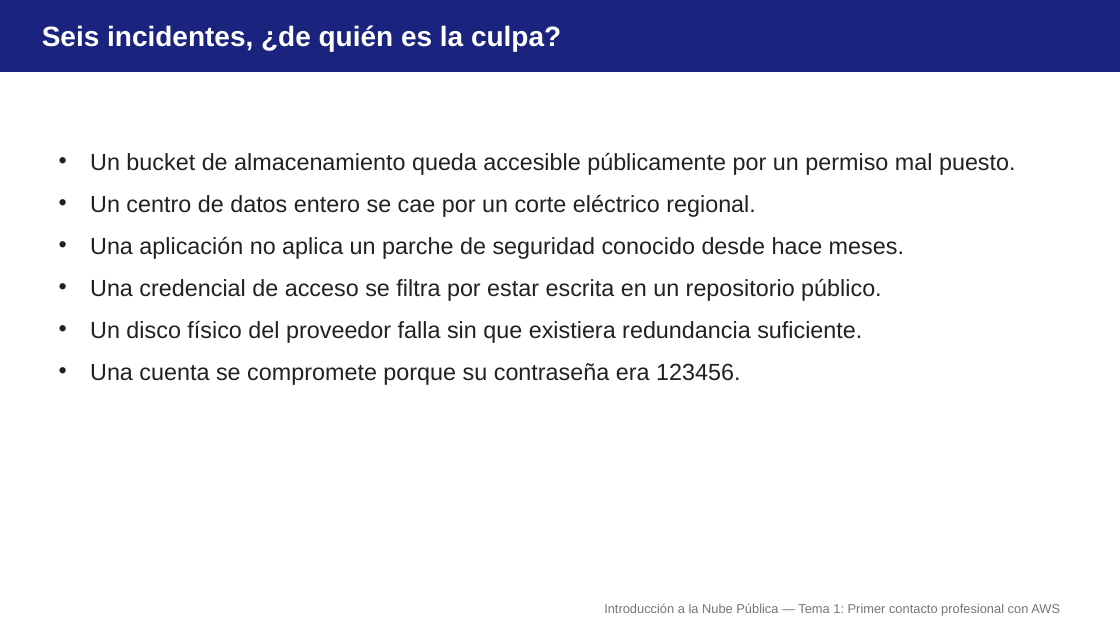
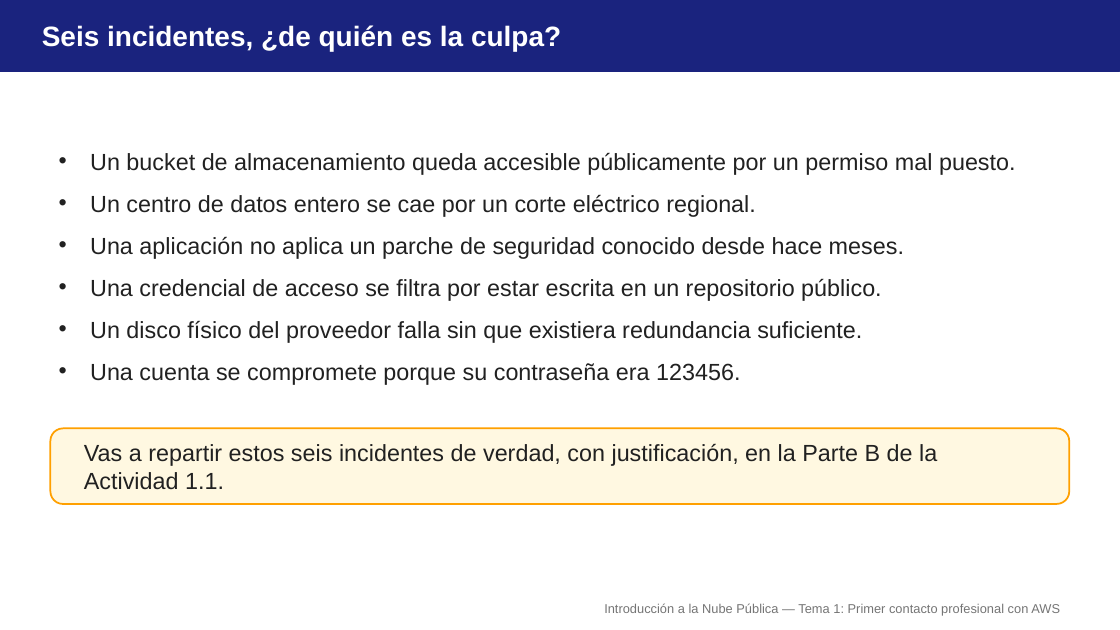
Before and after one commit to aitorventura/introduccion-nube, a slide deck: slide 14 of tema1/diapositivas/primer-contacto-aws.pptx. Drawn at 1120x630 pixels with LibreOffice and Linux fonts; fonts in the diff are those of the drawing. Boxes give left, top, right and bottom in pixels: in the first picture for what was removed or moved away, otherwise in the second. Text is boxed around its words. In the diff, an @@ line names an element or a change of style, - is before the commit and + after.

```diff
--- a/tema1/diapositivas/primer-contacto-aws.pptx
+++ b/tema1/diapositivas/primer-contacto-aws.pptx
@@ rounded rectangle added at bbox=[50, 429, 1070, 504], fill #FFF8E1, outline #FFA000 1.5 pt @@
@@ text added at bbox=[84, 443, 937, 490], 20 pt, text #212121 @@
+Vas a repartir estos seis incidentes de verdad, con justificación, en la Parte B de la Actividad 1.1.
```
Also in this commit, not shown: 2 other files.
